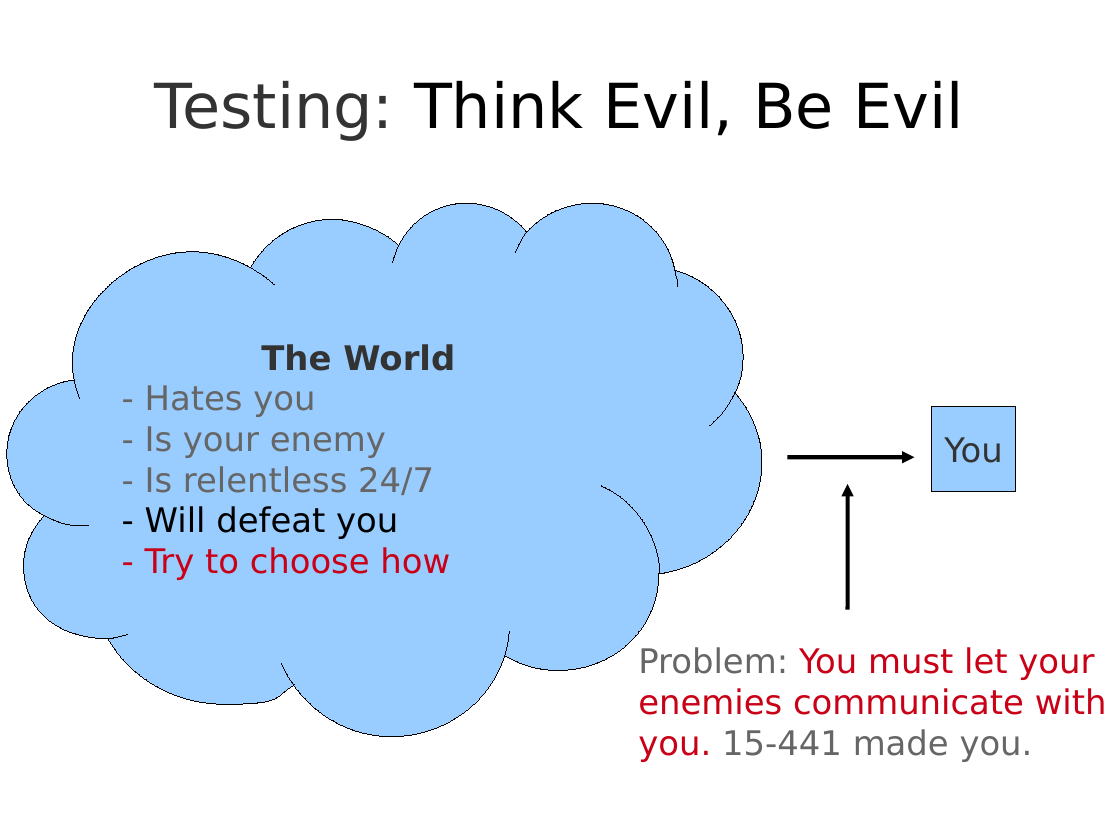
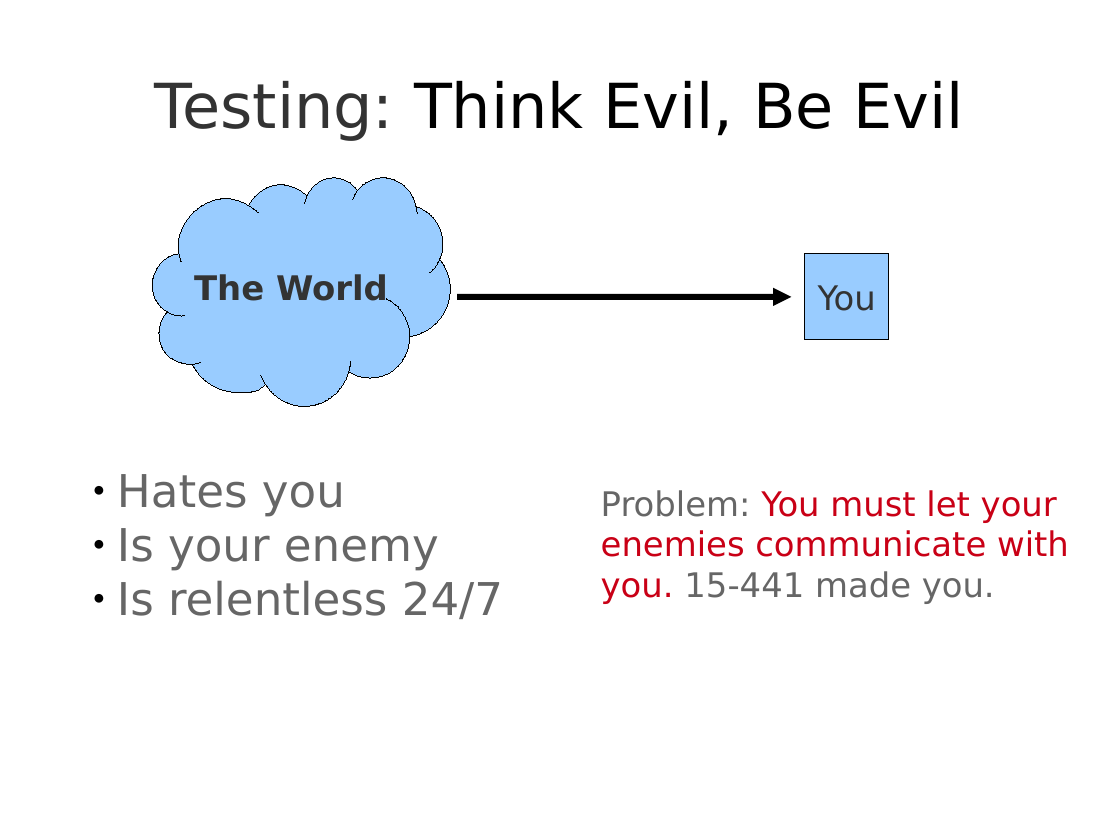
Before and after one commit to Jarvishappy/15-441-Recitation-Sessions, a slide deck: slide 8 of recitation4/src/recitation4-david.odp (slide 12 before the commit). Drawn at 1120x840 pixels with LibreOffice and Linux fonts; fonts in the diff are those of the drawing. Boxes give left, top, right and bottom in pixels: in the first picture for what was removed or moved away, otherwise in the second. Text is boxed around its words. In the diff, an @@ line names an element or a change of style, - is before the commit and + after.

```diff
--- a/recitation4/src/recitation4-david.odp
+++ b/recitation4/src/recitation4-david.odp
@@ freeform shape added at (152,178,450,407), fill #99CCFF, outline #000000 0 pt, 24 pt, text #333333, bold @@
+The World
@@ freeform shape removed at (7,203,762,737) @@
-The World
-- Hates you
-- Is your enemy
-- Is relentless 24/7
-- Will defeat you
-- Try to choose how
@@ rectangle "You": place and size @@
-rectangle "You" at (932,407,1016,492)
+rectangle "You" at (805,254,889,339)
@@ arrow added from (457, 297) to (792, 297), #000000 4.31 pt @@
@@ text added at (117,474,503,619), 32 pt, text #666666 @@
+● Hates you
+● Is your enemy
+● Is relentless 24/7
@@ text "Problem: You must let your": place and size @@
-text "Problem: You must let your" at (638,647,1107,762)
+text "Problem: You must let your" at (601,490,1069,604)
@@ arrow removed from (788, 457) to (915, 457) @@
@@ arrow removed from (848, 610) to (848, 484) @@
```
Also in this commit, not shown: 10 other slides changed, 3 slides added, 15 slides removed, 3 other files.
